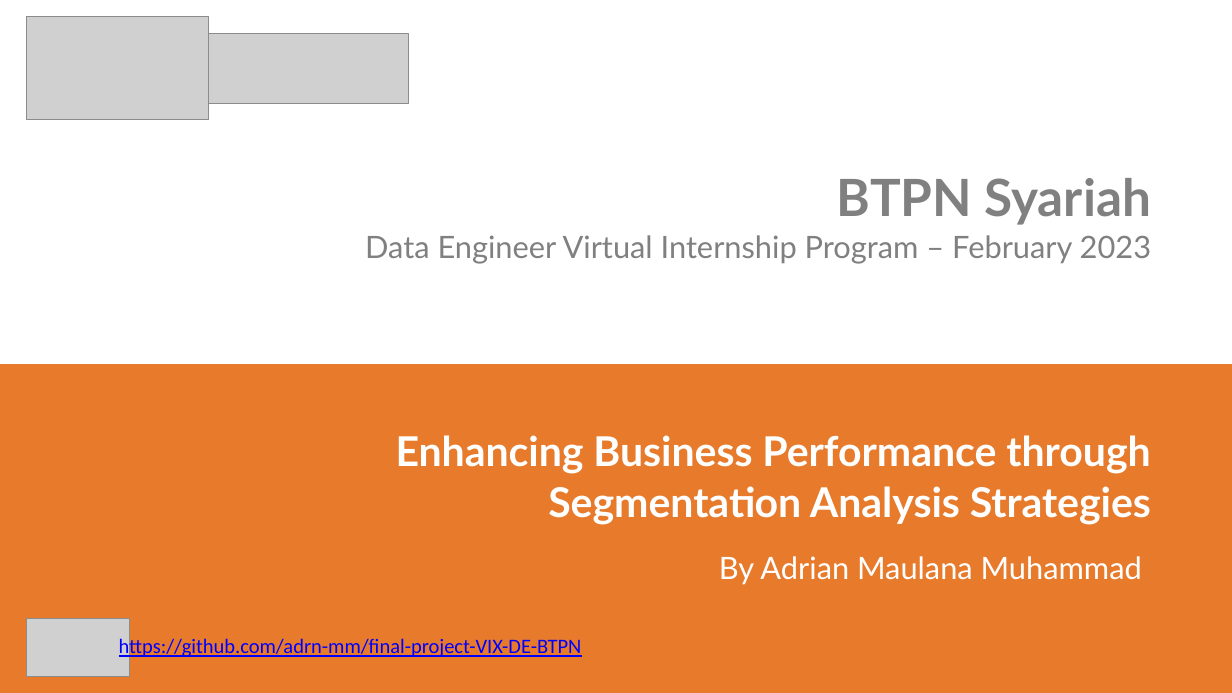
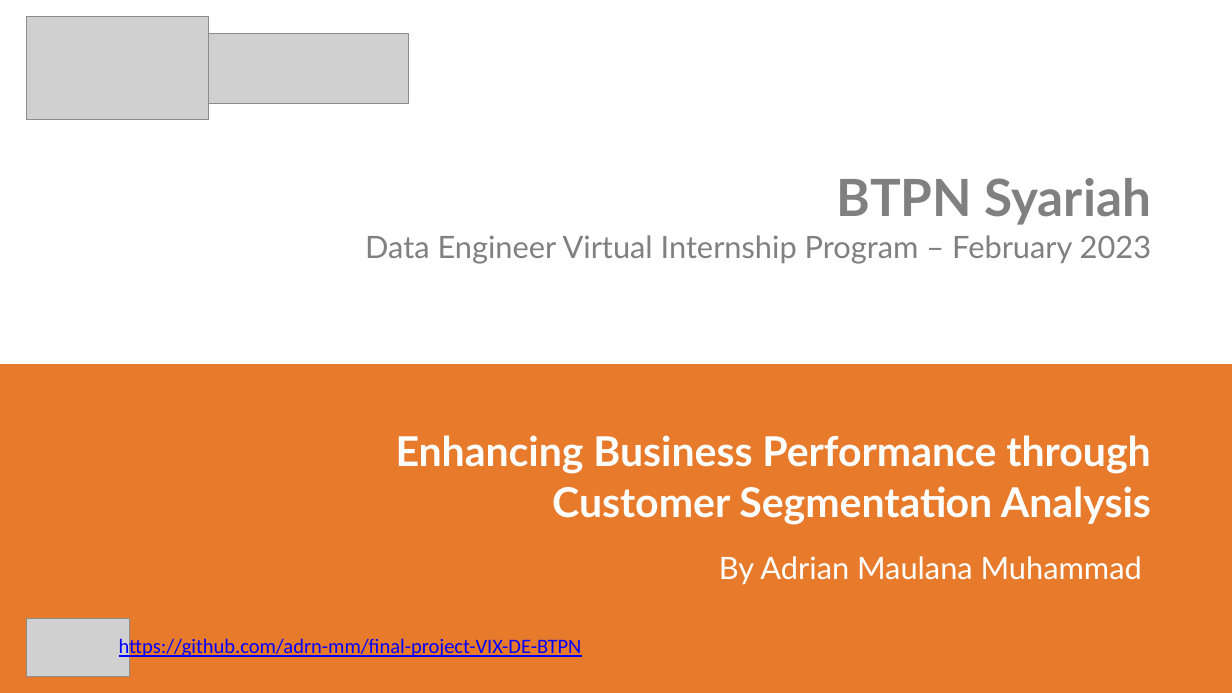
Before and after one commit to adrn-mm/final-project-VIX-DE-BTPN, a slide deck: slide 1 of reports/Adrian Maulana Muhammad_TASK_5_DATA_ENGINEER_VIX_BTPNS.pptx. Drawn at 1232x693 pixels with LibreOffice and Linux fonts; fonts in the diff are those of the drawing; grey boxes stand for pictures. Boxes give left, top, right and bottom in pixels: in the first picture for what was removed or moved away, otherwise in the second. Text is boxed around its words. In the diff, an @@ line names an element or a change of style, - is before the commit and + after.

Commit message:
Finalizing the customer segmentation task

```diff
--- a/reports/Adrian Maulana Muhammad_TASK_5_DATA_ENGINEER_VIX_BTPNS.pptx
+++ b/reports/Adrian Maulana Muhammad_TASK_5_DATA_ENGINEER_VIX_BTPNS.pptx
@@ text at (552,486,1151,525): text changed @@
-Segmentation Analysis Strategies
+Customer Segmentation Analysis
```
Also in this commit, not shown: 6 other slides changed, 23 slides added, 36 other files.
